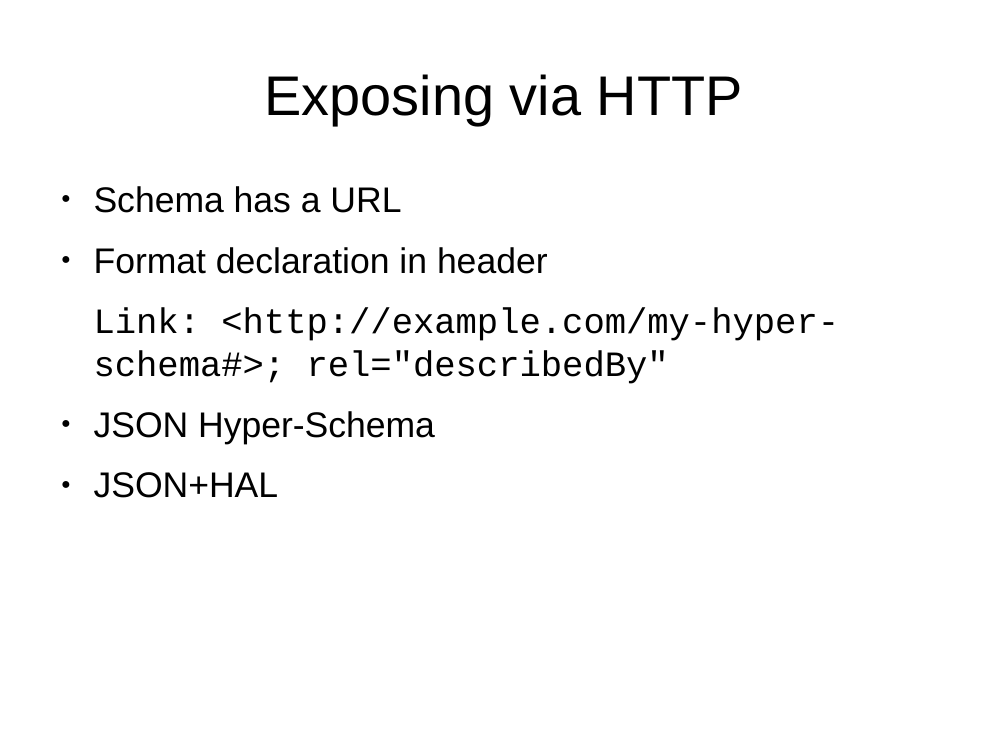
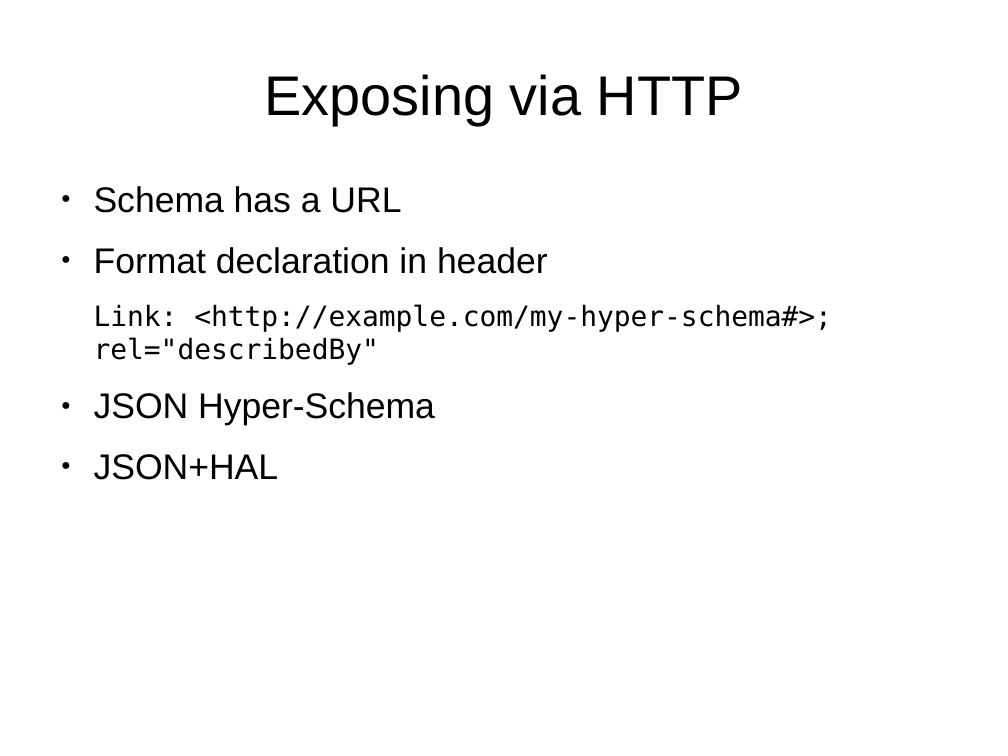
Before and after one commit to ikr/json-schema-for-http-apis, a slide deck: slide 13 of slides.odp (slide 12 before the commit). Drawn at 1008x756 pixels with LibreOffice and Linux fonts; fonts in the diff are those of the drawing. Boxes give left, top, right and bottom in pixels: in the first picture for what was removed or moved away, otherwise in the second. Text is boxed around its words. In the diff, an @@ line names an element or a change of style, - is before the commit and + after.

```diff
--- a/slides.odp
+++ b/slides.odp
@@ text at [94,304,832,365]: size 28 to 22 pt, font Courier New to DejaVu Sans Mono in "Link: <http://example.com/my-hyper-schema#>; rel="describedB ..." @@
```
Also in this commit, not shown: 3 other slides changed, 1 slide added.
